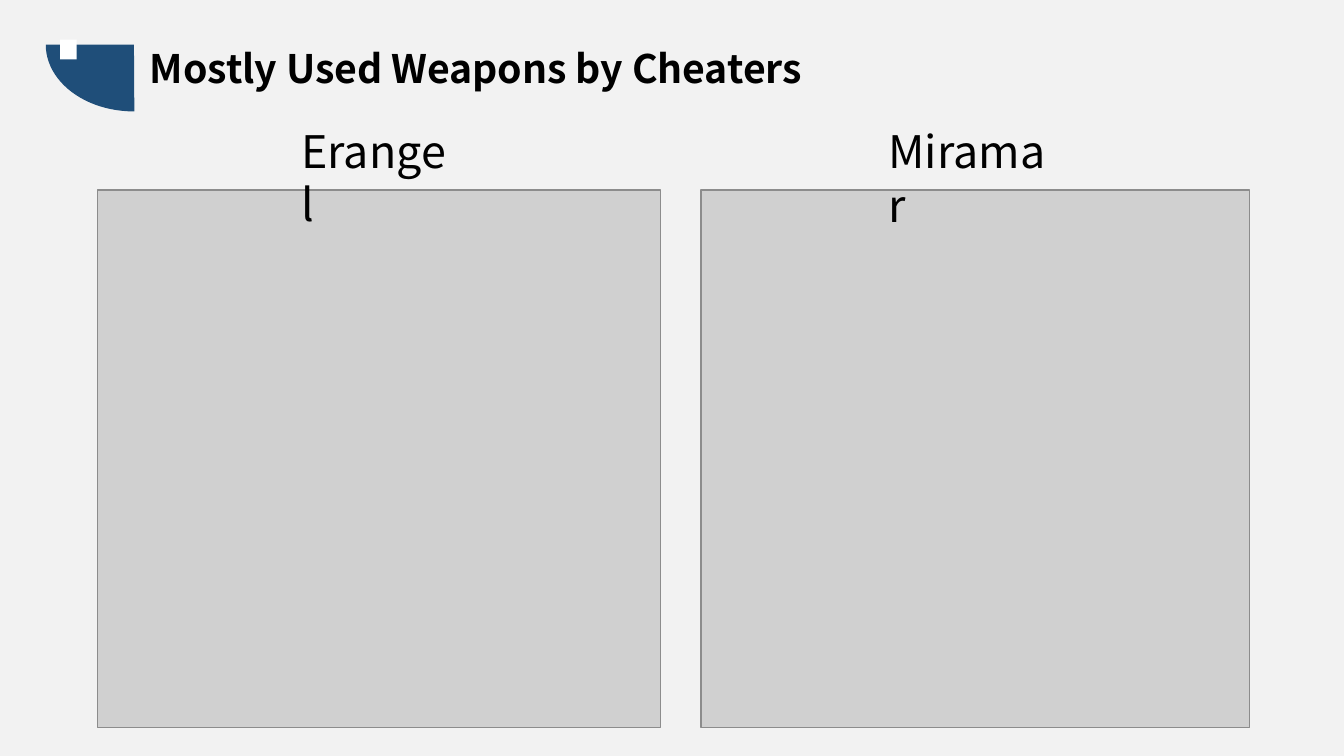
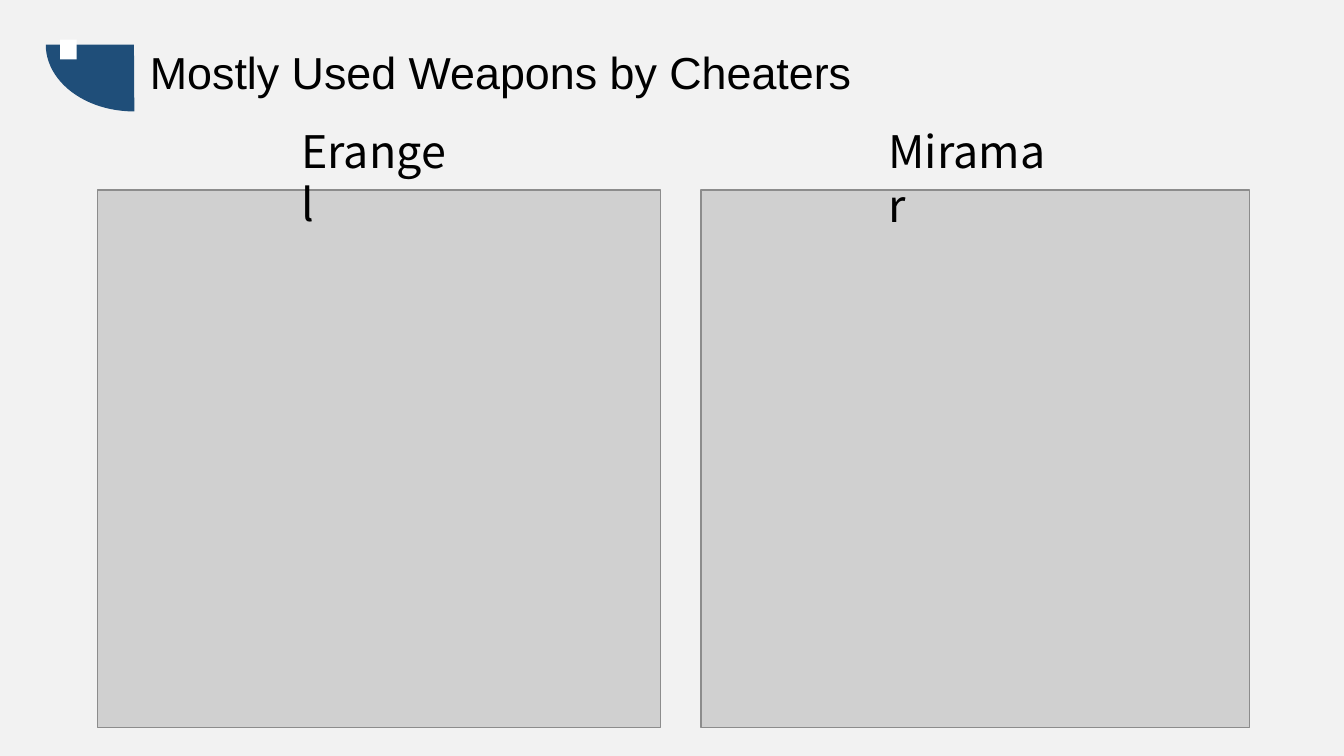
Before and after one commit to reaperConan/PUBG-data-analysis, a slide deck: slide 8 of slide.pptx. Drawn at 1344x756 pixels with LibreOffice and Linux fonts; fonts in the diff are those of the drawing; grey boxes stand for pictures. Boxes give left, top, right and bottom in pixels: in the first picture for what was removed or moved away, otherwise in the second. Text is boxed around its words. In the diff, an @@ line names an element or a change of style, - is before the commit and + after.

```diff
--- a/slide.pptx
+++ b/slide.pptx
@@ text "Mostly Used Weapons by Cheaters" at bbox=[150, 56, 851, 98]: size 28 to 32 pt, font Noto Sans CJK SC to Arial, bold off @@
```
Also in this commit, not shown: 13 other slides changed, 1 other file.
